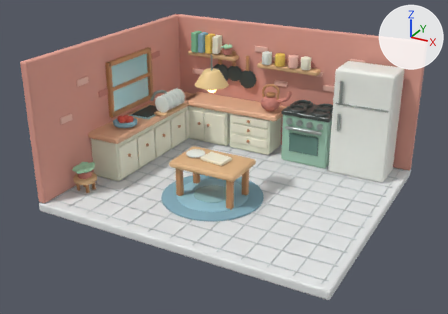
The glTF model 3DModel/Kitchen-Home-rebuilt-lighting.glb: old version first, new version second.
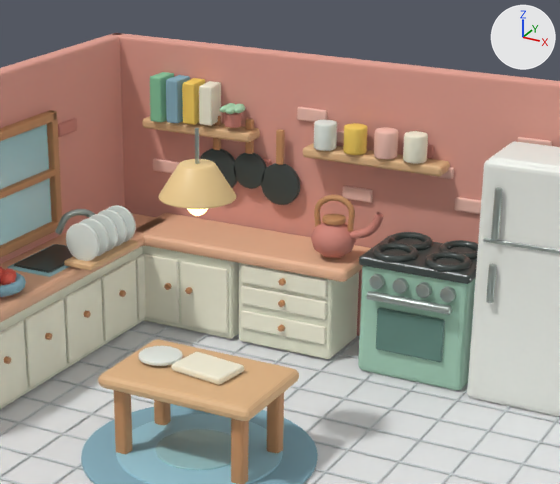
Each version appears first whole from a camera (50 mm lens) standing at (5.73, -10.93, 6.07) and looking at (-0.07, -0.39, 0.8), and next in a close-up on the part from 28% to 82% of the width and 0% to 66% of the height. Lighting does not change. The marker at upper right points along +X, +Y and +Z. The older version's two pictures come first. Where no turn or scale is listed for an object, it has been applied to the vertices.

Objects in the first close-up: 'Back_Cabinet_Drawers_Body', 'Back_Cabinet_Left_Door_2', 'Back_Countertop', 'Back_Wall', 'Ceiling_Lamp_Bulb', 'Ceiling_Lamp_Cord', 'Ceiling_Lamp_Shade', 'Dining_Table_Top', 'Floor_Base', 'Fridge_Door', 'Left_Wall', 'Rug_Middle', 'Rug_Outer', 'Stove_Body', 'Window_Glass' and 111 more.
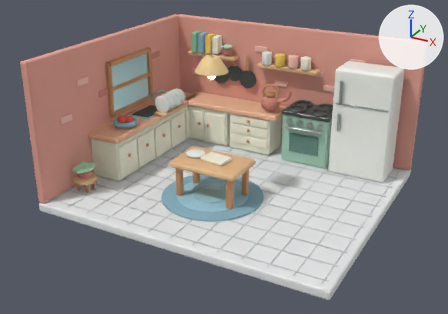
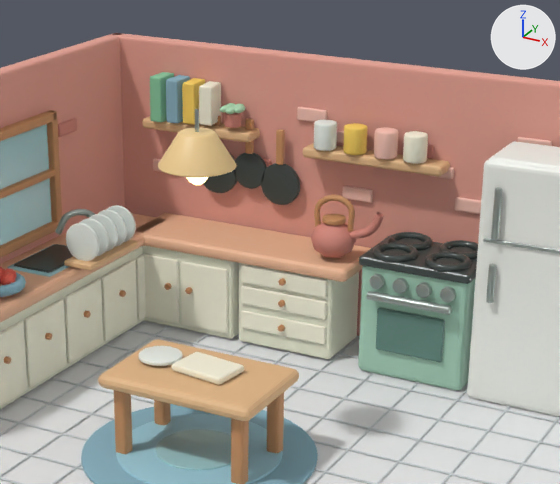
Boxes [x1, y1, x2, y2] around the edits, measured in the close-ups (560 x 484 px):
'Ceiling_Lamp_Shade', moved
    before: [158, 159, 236, 209]
    after: [158, 128, 237, 177]
'Ceiling_Lamp_Bulb', moved
    before: [187, 209, 208, 216]
    after: [186, 177, 208, 185]
'Ceiling_Lamp_Cord', moved
    before: [195, 128, 199, 164]
    after: [195, 109, 199, 132]

The change in detail:
Object 'Ceiling_Lamp_Bulb' (ob_ceiling_lamp_bulb) moves from (-0.15, -0.75, 2.43) to (-0.15, -0.75, 2.7).
Object 'Ceiling_Lamp_Cord' (ob_ceiling_lamp_cord) moves from (-0.15, -0.75, 2.88) to (-0.15, -0.75, 3.1).
Object 'Ceiling_Lamp_Shade' (ob_ceiling_lamp_shade) moves from (-0.15, -0.75, 2.61) to (-0.15, -0.75, 2.88).
